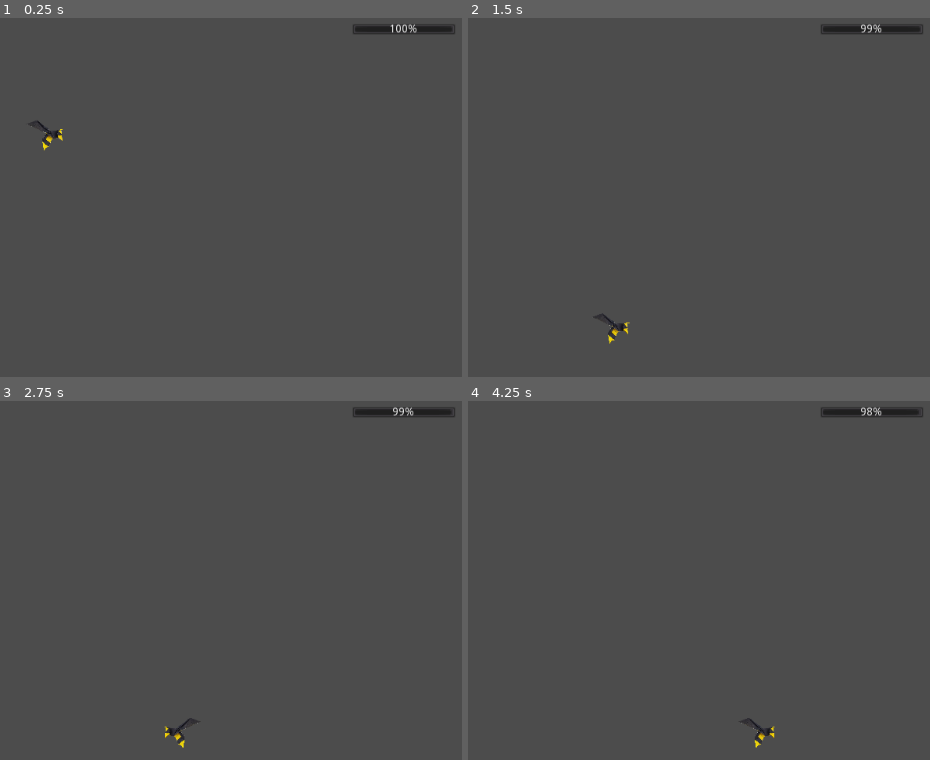
Above: before the commit, frames 1-4 (two rows, left to right).
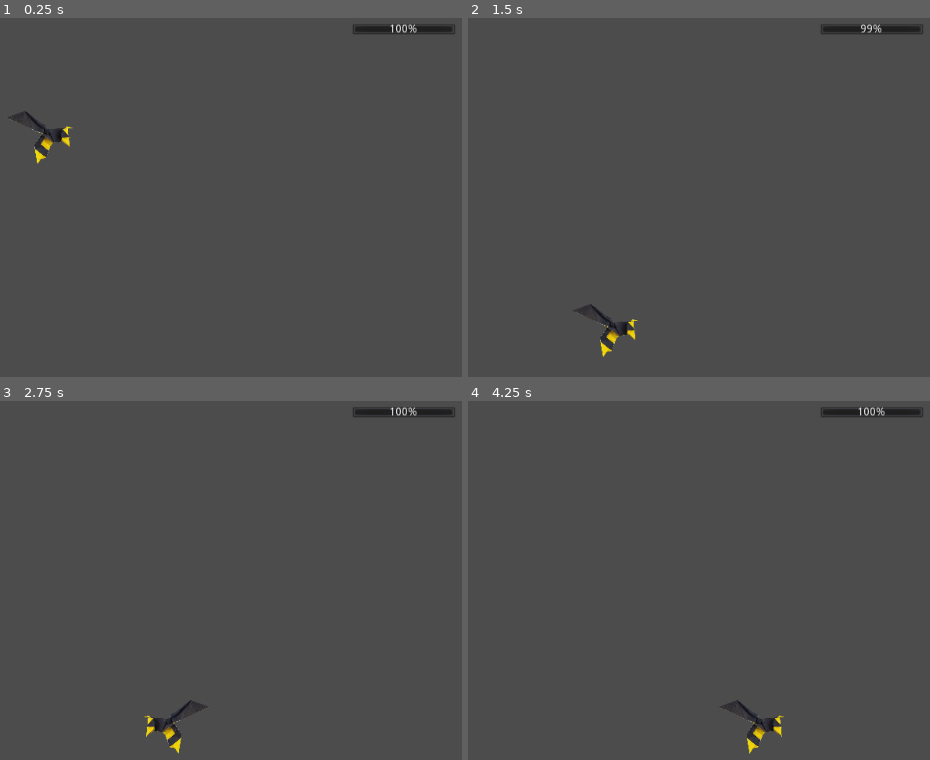
Above: after the commit, the same moments.

Repository: clement-or/OpenJam2020
Game: Godot game, scene res://scenes/TestScene.tscn
Same seed, same stepped clock (60 frames per second), same inputs: the game is played once before the commit and once after it. The project has no main scene, so this scene is started directly.
Inputs:
- Up to frame 1 (0.25 s): no input
- Up to frame 2 (1.5 s): hold Right (ui_right) from 0.53 s (still down); tap Up (ui_up) at 0.77 s
- Up to frame 3 (2.75 s): tap Up (ui_up) at 1.52 s; release Right (ui_right) at 2.03 s; hold Left (ui_left) from 2.03 s (still down)
- Up to frame 4 (4.25 s): release Left (ui_left) at 2.78 s; hold Right (ui_right) from 2.78 s (still down); tap Up (ui_up) at 3.02, 3.77 s

The runs differ from the first frame. In frame 1, 0.4% of the frame differs, in the area x 1-16%, y 25-41%; in frame 2, 0.4%; in frame 3, 0.6%, in the area x 31-91%, y 1-99%; in frame 4, 0.6%.

Commit message:
L'abeille peut avoir du pollen

Diff:
--- a/nodes/player/Player.gd
+++ b/nodes/player/Player.gd
@@ -10,11 +10,14 @@
 
 # La valeur de vol
 export var max_flight = 100
+export var refill_rate = 1
 var cur_flight = 100
 
 # La vélocité de l'abeille
 var velocity = Vector2.ZERO
 var acceleration = Vector2.ZERO
+
+var cur_pollen = {"name": "", "value": 0, "color": null} setget set_cur_pollen
 
 
 func _ready():
@@ -23,6 +26,11 @@
 func _process(delta):
 	_movement()
 	_animation()
+	if is_on_floor():
+		cur_flight += refill_rate
+		cur_flight = clamp(cur_flight, 0, max_flight)
+	print(is_on_floor())
+
 
 
 func _movement():
@@ -51,18 +59,35 @@
 	velocity.x = clamp(velocity.x, -h_max_speed, h_max_speed)
 
 	# Gravité
-	if (!is_on_floor()):
-		velocity.y += gravity
+	#if (!is_on_floor()):
+	velocity.y += gravity
 
 	# Appliquer le mouvement
-	velocity = move_and_slide(velocity)
+	velocity = move_and_slide(velocity, Vector2.UP)
 
 	# Dessiner les choses définies dans la fonction _draw()
 	update()
 
-
 func _animation():
 	$Sprite.flip_h = velocity.x < 0
+
+
+# Donner/retirer un pollen à l'abeille. Start les particules et joue un petit "burst"
+func set_cur_pollen(var pollen : Dictionary):
+	$PollenFall.emitting = pollen.name
+
+	# Si on ajoute un pollen à l'abeille
+	if pollen.get("name"):
+
+		$PollenBurst.self_modulate = pollen.color
+		$PollenFall.self_modulate = pollen.color
+		$PollenBurst.emitting = true
+	# Sinon, faire en sorte qu'on enlève le pollen à l'abeille
+	# Si un pollen n'a pas de nom, on considère que l'abeille n'a pas de pollen
+	else:
+		cur_pollen = {"name": "", "value": 0, "color": null}
+
+
 
 func _draw():
 	return
--- a/nodes/player/Player.tscn
+++ b/nodes/player/Player.tscn
@@ -1,18 +1,78 @@
-[gd_scene load_steps=4 format=2]
+[gd_scene load_steps=8 format=2]
 
 [ext_resource path="res://resources/sprites/bee.png" type="Texture" id=1]
 [ext_resource path="res://nodes/player/Player.gd" type="Script" id=2]
 
 [sub_resource type="CircleShape2D" id=1]
-radius = 18.5598
+radius = 29.0724
+
+[sub_resource type="Gradient" id=3]
+offsets = PoolRealArray( 0, 0.325926, 1 )
+colors = PoolColorArray( 1, 1, 1, 1, 1, 1, 1, 1, 1, 1, 1, 0 )
+
+[sub_resource type="GradientTexture" id=4]
+gradient = SubResource( 3 )
+
+[sub_resource type="ParticlesMaterial" id=5]
+lifetime_randomness = 0.5
+emission_shape = 2
+emission_box_extents = Vector3( 10, 10, 10 )
+flag_disable_z = true
+direction = Vector3( 0, 1, 0 )
+gravity = Vector3( 0, 98, 0 )
+initial_velocity = 20.0
+initial_velocity_random = 0.17
+angular_velocity = 45.0
+angular_velocity_random = 0.1
+orbit_velocity = 0.0
+orbit_velocity_random = 0.0
+scale = 2.0
+scale_random = 1.0
+color_ramp = SubResource( 4 )
+
+[sub_resource type="ParticlesMaterial" id=2]
+lifetime_randomness = 0.5
+emission_shape = 2
+emission_box_extents = Vector3( 10, 10, 10 )
+flag_disable_z = true
+direction = Vector3( 0, -1, 0 )
+gravity = Vector3( 0, 98, 0 )
+initial_velocity = 100.0
+initial_velocity_random = 0.17
+angular_velocity = 45.0
+angular_velocity_random = 0.1
+orbit_velocity = 0.0
+orbit_velocity_random = 0.0
+scale = 2.0
+scale_random = 1.0
+color_ramp = SubResource( 4 )
 
 [node name="Player" type="KinematicBody2D"]
 script = ExtResource( 2 )
 
 [node name="Sprite" type="Sprite" parent="."]
-position = Vector2( -6.00678, -7.67533 )
-scale = Vector2( 0.125758, 0.125758 )
+position = Vector2( -13.134, -5.00263 )
+scale = Vector2( 0.219687, 0.219687 )
 texture = ExtResource( 1 )
 
 [node name="CollisionShape2D" type="CollisionShape2D" parent="."]
 shape = SubResource( 1 )
+
+[node name="PollenFall" type="Particles2D" parent="."]
+position = Vector2( 6.35678, -3.70812 )
+emitting = false
+amount = 5
+lifetime = 1.5
+explosiveness = 0.5
+randomness = 1.0
+local_coords = false
+process_material = SubResource( 5 )
+
+[node name="PollenBurst" type="Particles2D" parent="."]
+position = Vector2( 6.35678, -3.70812 )
+emitting = false
+amount = 10
+one_shot = true
+explosiveness = 1.0
+local_coords = false
+process_material = SubResource( 2 )
